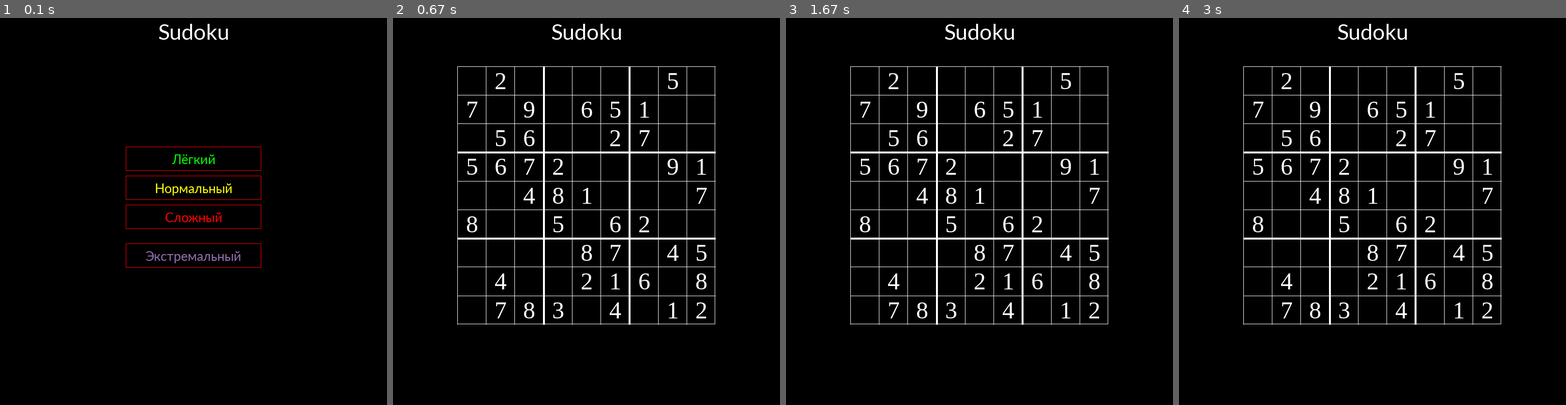
Above: before the commit, frames 1-4 (left to right).
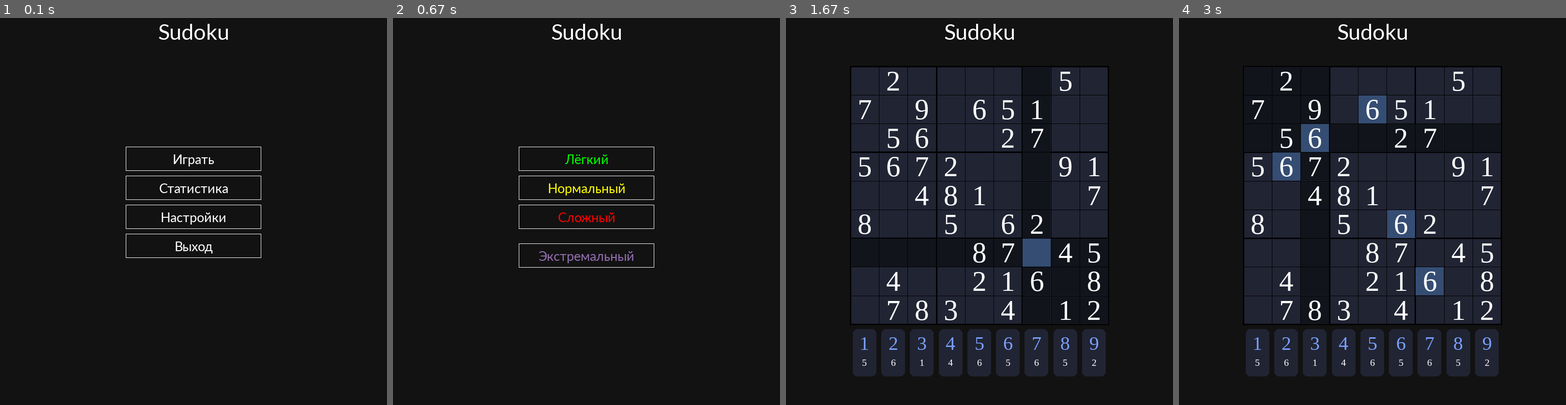
Above: after the commit, the same moments.

Repository: ivanefr/sudoku
Game: pygame game, started from main.py
Two runs of this game, one before a commit and one after it. Both use one fixed random seed, a clock stepped at 60 frames per second and the inputs below.
Inputs (mouse positions are in pixels of both pictures, inside the frame that each line leads up to):
- Up to frame 1 (0.1 s): no input
- Up to frame 2 (0.67 s): click (586, 157) at 0.38 s
- Up to frame 3 (1.67 s): click (979, 157) at 0.72 s; tap 1 at 1 s; click (1025, 246) at 1.38 s
- Up to frame 4 (3 s): click (1233, 199) at 1.72 s; click (1318, 130) at 2.55 s

The runs differ from the first frame. In frame 1, 1.5% of the frame differs, in the area x 32-68%, y 33-65%; in frame 2, 5.3%; in frame 3, 50%; in frame 4, 50%, in the area x 16-84%, y 12-93%.

Commit message:
it work eeee

Diff:
--- a/button.py
+++ b/button.py
@@ -1,4 +1,5 @@
 import pygame
+import pygame_func as pg_help
 
 
 class Button:
@@ -29,3 +30,34 @@
 
     def __str__(self):
         return self.text
+
+
+class MiniButton(Button):
+    def __init__(self, x, y, width, height, text1, text2, color_button, color_font1, color_font2, font1, font2, _id):
+        super().__init__(x, y, width, height, text1, color_button, color_font1, font1, _id)
+        self.text1 = text1
+        self.text2 = text2
+        self.color_font1 = color_font1
+        self.color_font2 = color_font2
+        self.font1 = font1
+        self.font2 = font2
+
+    def change_text2(self, text):
+        self.text2 = text
+
+    def draw(self, screen):
+        pygame.draw.rect(screen,
+                         self.color_button,
+                         (self.x, self.y, *self.size), border_radius=10)
+        text1 = self.font1.render(self.text1, True, self.color_font1)
+        rect1 = text1.get_rect()
+        rect1.centerx = int(self.x + self.width / 2)
+        rect1.centery = int(self.y + self.height / 2) - 20
+
+        text2 = self.font2.render(self.text2, True, self.color_font2)
+        rect2 = text2.get_rect()
+        rect2.centerx = int(self.x + self.width / 2)
+        rect2.centery = int(self.y + self.height / 2) + 20
+
+        screen.blit(text1, rect1)
+        screen.blit(text2, rect2)
--- a/config.py
+++ b/config.py
@@ -1,24 +1,48 @@
+import pygame as pg
+
 WIDTH = 800
 HEIGHT = 800
-SIZE = (WIDTH, HEIGHT)
-FIELD_WIDTH = WIDTH / 3 * 2
+SIZE = WIDTH, HEIGHT
+
+FIELD_WIDTH = WIDTH / 1.5
 FIELD_HEIGHT = FIELD_WIDTH
 CEIL_SIZE = FIELD_HEIGHT / 9
+MINI_BTN_WIDTH = CEIL_SIZE / 1.2
+MINI_BTN_HEIGHT = MINI_BTN_WIDTH * 2
+MARGIN_MINI_BTN_SIZE = (CEIL_SIZE - MINI_BTN_WIDTH) / 2
 
-GREEN = (0, 255, 0)
-BLUE = (0, 0, 255)
-BLACK = (0, 0, 0)
-WHITE = (255, 255, 255)
-YELLOW = (255, 255, 0)
-RED = (255, 0, 0)
-PURPLE = (146, 110, 174)
+LEFT_MARGIN = (WIDTH - FIELD_WIDTH) / 2
+TOP_MARGIN = 100
 
-BG_COLOR = BLACK
+GREEN = 0, 255, 0
+BLUE = 0, 0, 255
+BLACK = 0, 0, 0
+WHITE = 255, 255, 255
+YELLOW = 255, 255, 0
+RED = 255, 0, 0
+PURPLE = 146, 110, 174
+
+BG_COLOR = 18, 18, 18
 FONT_COLOR = WHITE
-BUTTON_COLOR = RED
-FIELD_COLOR = WHITE
+BUTTON_COLOR = WHITE
+FIELD_BORDER_COLOR = BLACK
+FIELD_BG_COLOR = 33, 36, 51
+CLICKED_CEIL_COLOR = 53, 77, 115
+CHECK_CEIL_COLOR = 17, 20, 27
+GOOD_FONT_COLOR = 121, 160, 255
+BAD_FONT_COLOR = RED
 
-EASY = 1
-NORMAL = 2
-HARD = 3
-EXTREME = 4
+EASY = 100
+NORMAL = 200
+HARD = 300
+EXTREME = 400
+FIELD = 500
+EMPTY = 600
+NUM = 700
+PLAY = 800
+STATISTIC = 900
+SETTINGS = 1000
+EXIT = 1100
+BTN = 1200
+
+K_NUMS = (pg.K_1, pg.K_2, pg.K_3, pg.K_4, pg.K_5, pg.K_6, pg.K_7, pg.K_8, pg.K_9)
--- a/field.py
+++ b/field.py
@@ -7,15 +7,20 @@
 
 
 class Field:
-    def __init__(self, level, n=3):
+    def __init__(self, screen, level, n=3):
         self.n = n
         self.table = [[((i * n + i // n + j) % (n * n) + 1) for j in range(n * n)] for i in range(n * n)]
         self.task = [[((i * n + i // n + j) % (n * n) + 1) for j in range(n * n)] for i in range(n * n)]
         self.level = level
         self.diff = self.get_difficult()
+        self.screen = screen
+        self.clicked = None
+        self.good_cells = []
+        self.bad_cells = []
+        self.count_digits = [0] + [9] * 9
 
     def transposing(self):
-        self.table = list(map(list, zip(*self.table)))
+        self.table = list(map(lambda x: list(x), zip(*self.table)))
 
     def get_difficult(self):
         if self.level == EASY:
@@ -40,7 +45,7 @@
 
         self.table[n1], self.table[n2] = self.table[n2], self.table[n1]
 
-    def swap_colums_small(self):
+    def swap_columns_small(self):
         self.transposing()
         self.swap_rows_small()
         self.transposing()
@@ -56,7 +61,7 @@
             n1, n2 = area1 * self.n + i, area2 * self.n + i
             self.table[n1], self.table[n2] = self.table[n2], self.table[n1]
 
-    def swap_colums_area(self):
+    def swap_columns_area(self):
         self.transposing()
         self.swap_rows_area()
         self.transposing()
@@ -64,9 +69,9 @@
     def shuffle(self, amt=10):
         mix_func = [self.transposing,
                     self.swap_rows_small,
-                    self.swap_colums_small,
+                    self.swap_columns_small,
                     self.swap_rows_area,
-                    self.swap_colums_area]
+                    self.swap_columns_area]
         for i in range(1, amt):
             random.choice(mix_func)()
         self.task = copy.deepcopy(self.table)
@@ -74,7 +79,7 @@
     def generate(self):
         self.shuffle(15)
 
-        used = [[False for j in range(self.n * self.n)] for i in range(self.n * self.n)]
+        used = [[False for _ in range(self.n * self.n)] for _ in range(self.n * self.n)]
         c = 0
         difficult = self.n ** 4
         while c < self.n ** 4 and difficult > self.diff:
@@ -86,6 +91,7 @@
             used[i][j] = True
 
             self.task[i][j] = 0
+            self.count_digits[self.table[i][j]] -= 1
             difficult -= 1
 
             temp = []
@@ -99,28 +105,115 @@
             if ii != 1:
                 self.task[i][j] = self.table[i][j]
                 difficult += 1
-
-    def draw(self, screen: pg.Surface):
-        pg.draw.rect(screen, FIELD_COLOR,
-                     (WIDTH / 6, 100, FIELD_WIDTH, FIELD_HEIGHT), 1)
-        for i in range(self.n ** 2):
+                self.count_digits[self.table[i][j]] += 1
+
+    def draw(self):
+        pg.draw.rect(self.screen, FIELD_BG_COLOR,
+                     (LEFT_MARGIN, TOP_MARGIN, FIELD_WIDTH, FIELD_HEIGHT))
+        pg.draw.rect(self.screen, FIELD_BORDER_COLOR,
+                     (LEFT_MARGIN, TOP_MARGIN, FIELD_WIDTH, FIELD_HEIGHT), 1)
+        for i in range(self.n ** 2 + 1):
             w = 1
-            if i == 3 or i == 6:
-                w = 4
-            pg.draw.line(screen, FIELD_COLOR,
-                         (WIDTH / 6, 100 + i * CEIL_SIZE),
-                         (WIDTH / 6 * 5, 100 + i * CEIL_SIZE), w)
-            pg.draw.line(screen, FIELD_COLOR,
-                         (WIDTH / 6 + i * CEIL_SIZE, 100),
-                         (WIDTH / 6 + i * CEIL_SIZE, 100 + FIELD_HEIGHT), w)
+            if i in (0, 3, 6, 9):
+                w = 3
+            pg.draw.line(self.screen, FIELD_BORDER_COLOR,
+                         (LEFT_MARGIN, TOP_MARGIN + i * CEIL_SIZE),
+                         (LEFT_MARGIN + FIELD_WIDTH, TOP_MARGIN + i * CEIL_SIZE), w)
+            pg.draw.line(self.screen, FIELD_BORDER_COLOR,
+                         (LEFT_MARGIN + i * CEIL_SIZE, TOP_MARGIN),
+                         (LEFT_MARGIN + i * CEIL_SIZE, TOP_MARGIN + FIELD_HEIGHT), w)
         for i in range(self.n ** 2):
             for j in range(self.n ** 2):
-                self.draw_ceil(screen, i, j)
-
-    def draw_ceil(self, screen, i, j):
-        if not self.task[i][j]:
+                self.draw_ceil(i, j)
+        self.clicked = None
+
+    def draw_ceil(self, i, j):
+        if not self.task[i][j] and (i, j) not in self.bad_cells and (i, j) not in self.good_cells:
             return
-        text, rect = pg_help.get_text_rect("timesnewroman", str(self.task[i][j]), 50, WHITE)
-        rect.centerx = WIDTH / 6 + (j + 0.5) * CEIL_SIZE
-        rect.centery = 100 + (i + 0.5) * CEIL_SIZE
-        screen.blit(text, rect)
+        if (i, j) in self.good_cells:
+            return self.draw_good_ceil(i, j)
+        if (i, j) in self.bad_cells:
+            return self.draw_bad_ceil(i, j)
+        self.draw_default_ceil(i, j, WHITE)
+
+    def draw_good_ceil(self, i, j):
+        self.draw_default_ceil(i, j, GOOD_FONT_COLOR)
+
+    def draw_default_ceil(self, i, j, color):
+        text, rect = pg_help.get_text_rect("timesnewroman", str(self.task[i][j]), int(CEIL_SIZE), color)
+        rect.centerx = LEFT_MARGIN + (j + 0.5) * CEIL_SIZE
+        rect.centery = TOP_MARGIN + (i + 0.5) * CEIL_SIZE
+        self.screen.blit(text, rect)
+
+    def draw_bad_ceil(self, i, j):
+        self.draw_default_ceil(i, j, BAD_FONT_COLOR)
+
+    def draw_click_ceil(self, i, j):
+        pg.draw.rect(self.screen, CLICKED_CEIL_COLOR,
+                     (LEFT_MARGIN + i * CEIL_SIZE + 1, TOP_MARGIN + j * CEIL_SIZE + 1,
+                      CEIL_SIZE - 1, CEIL_SIZE - 1))
+        self.draw_ceil(j, i)
+
+    def draw_check_ceil(self, i, j):
+        pg.draw.rect(self.screen, CHECK_CEIL_COLOR,
+                     (LEFT_MARGIN + i * CEIL_SIZE + 1, TOP_MARGIN + j * CEIL_SIZE + 1,
+                      CEIL_SIZE - 1, CEIL_SIZE - 1))
+        self.draw_ceil(j, i)
+
+    def draw_click_row(self, row):
+        for i in range(self.n ** 2):
+            self.draw_check_ceil(row, i)
+
+    def draw_click_column(self, column):
+        for i in range(self.n ** 2):
+            self.draw_check_ceil(i, column)
+
+    def draw_click_cube(self, i, j):
+        for i in range(i // 3 * 3, i // 3 * 3 + 3):
+            for j in range(j // 3 * 3, j // 3 * 3 + 3):
+                self.draw_check_ceil(i, j)
+
+    def click(self, x, y):
+        self.draw()
+        self.draw_click_row(x)
+        self.draw_click_column(y)
+        self.draw_click_cube(x, y)
+        self.draw_click_ceil(x, y)
+        if self.task[y][x]:
+            for i in range(self.n ** 2):
+                for j in range(self.n ** 2):
+                    if self.task[j][i] == self.task[y][x]:
+                        self.draw_click_ceil(i, j)
+        self.clicked = (x, y)
+
+    def input_number(self, num):
+        if self.clicked is not None:
+            y, x = self.clicked
+            if (x, y) in self.bad_cells and self.task[x][y] == num:
+                self.task[x][y] = 0
+                self.bad_cells.remove((x, y))
+                self.draw_check_ceil(y, x)
+            else:
+                if ((x, y) in self.good_cells or
+                        self.task[x][y] and (x, y) not in self.bad_cells and (x, y) not in self.good_cells):
+                    return
+                self.task[x][y] = num
+                self.draw_check_ceil(y, x)
+                if self.table[x][y] == num:
+                    self.count_digits[self.task[x][y]] += 1
+                    self.good_cells.append((x, y))
+                    self.draw_good_ceil(x, y)
+                else:
+                    self.bad_cells.append((x, y))
+                    self.draw_bad_ceil(x, y)
+            self.click(y, x)
+
+    def get_count(self, n):
+        return self.count_digits[n]
+
+    def check_num(self, num):
+        for i in range(self.n ** 2):
+            for j in range(self.n ** 2):
+                if self.task[i][j] == num:
+                    self.click(j, i)
+                    return
--- a/pygame_func.py
+++ b/pygame_func.py
@@ -1,5 +1,6 @@
 import pygame as pg
 import sys
+from config import *
 
 
 def exit_game():
@@ -35,6 +36,22 @@
     return None
 
 
+def wait_press_sudoku(mini_buttons):
+    for event in pg.event.get():
+        if event.type == pg.MOUSEBUTTONDOWN:
+            x, y = pg.mouse.get_pos()
+            if LEFT_MARGIN <= x <= LEFT_MARGIN + FIELD_WIDTH and TOP_MARGIN < y < TOP_MARGIN + FIELD_HEIGHT:
+                return FIELD, int((x - LEFT_MARGIN) // CEIL_SIZE), int((y - TOP_MARGIN) // CEIL_SIZE)
+            else:
+                for btn in mini_buttons:
+                    if btn.is_clicked(x, y):
+                        return BTN, btn.id
+                return EMPTY, 0, 0
+        elif event.type == pg.KEYDOWN and event.key in K_NUMS:
+            return NUM, K_NUMS.index(event.key) + 1
+    return None, 0, 0
+
+
 def get_font(name, size, italic=False, bold=False):
     return pg.font.SysFont(name, size, italic, bold)
 
--- a/sudoku.py
+++ b/sudoku.py
@@ -1,7 +1,7 @@
 import pygame as pg
 import pygame_func as pg_help
 from config import *
-from button import Button
+from button import Button, MiniButton
 from field import Field
 
 
@@ -16,25 +16,47 @@
         self.draw_start_window()
         self.run()
 
-    def reset(self):
-        self.screen.fill(BLACK)
+    def reset_bg(self):
+        self.screen.fill(BG_COLOR)
 
     def run(self):
-        self.reset()
+        self.reset_bg()
         self.draw_title()
-        field = Field(self.state)
+        field = Field(self.screen, self.state)
         field.generate()
-        field.draw(self.screen)
-        for i in field.task:
-            print(' '.join(map(str, i)))
-        print()
-        for i in field.table:
-            print(' '.join(map(str, i)))
+        field.draw()
+
+        buttons = []
+        x = LEFT_MARGIN + MARGIN_MINI_BTN_SIZE
+        y = TOP_MARGIN + FIELD_HEIGHT + 10
+        font1 = pg_help.get_font("timesnewroman", 40)
+        font2 = pg_help.get_font("timesnewroman", 20)
+
+        for n in range(1, 10):
+            btn = MiniButton(x + (n - 1) * CEIL_SIZE, y, MINI_BTN_WIDTH, MINI_BTN_HEIGHT, str(n),
+                             str(field.get_count(n)), FIELD_BG_COLOR, GOOD_FONT_COLOR, WHITE, font1, font2, n)
+            buttons.append(btn)
+        for btn in buttons:
+            btn.draw(self.screen)
 
         while True:
             pg_help.update()
+            typ, *args = pg_help.wait_press_sudoku(buttons)
+            if typ == FIELD:
+                field.click(*args)
+            elif typ == EMPTY:
+                field.draw()
+            elif typ == NUM:
+                number = args[0]
+                field.input_number(number)
+                buttons[number - 1].change_text2(str(field.get_count(number)))
+                buttons[number - 1].draw(self.screen)
+            elif typ == BTN:
+                n = args[0]
+                field.check_num(n)
 
-    def draw_start_window(self):
+    def draw_play_window(self):
+        self.reset_bg()
         self.draw_title()
 
         font = pg_help.get_font("calibri", 30)
@@ -54,8 +76,37 @@
                               int(HEIGHT / 3) + 200,
                               280, 50, "Экстремальный",
                               BUTTON_COLOR, PURPLE, font, EXTREME)
+        buttons = [button_lvl_1, button_lvl_2, button_lvl_3, button_lvl_4]
+        for button in buttons:
+            button.draw(self.screen)
+        while True:
+            pg_help.update()
+            btn = pg_help.wait_press_buttons(buttons)
+            if btn:
+                self.state = btn.id
+                return
 
-        buttons = [button_lvl_1, button_lvl_2, button_lvl_3, button_lvl_4]
+    def draw_start_window(self):
+        self.reset_bg()
+        self.draw_title()
+        font = pg_help.get_font("calibri", 30)
+        button_play = Button(int(WIDTH / 2) - 140,
+                             int(HEIGHT / 3),
+                             280, 50, "Играть",
+                             BUTTON_COLOR, WHITE, font, PLAY)
+        button_statistic = Button(int(WIDTH / 2) - 140,
+                                  int(HEIGHT / 3) + 60,
+                                  280, 50, "Статистика",
+                                  BUTTON_COLOR, WHITE, font, STATISTIC)
+        button_settings = Button(int(WIDTH / 2) - 140,
+                                 int(HEIGHT / 3) + 120,
+                                 280, 50, "Настройки",
+                                 BUTTON_COLOR, WHITE, font, SETTINGS)
+        button_exit = Button(int(WIDTH / 2) - 140,
+                             int(HEIGHT / 3) + 180,
+                             280, 50, "Выход",
+                             BUTTON_COLOR, WHITE, font, EXIT)
+        buttons = [button_play, button_statistic, button_exit, button_settings]
         for button in buttons:
             button.draw(self.screen)
 
@@ -63,8 +114,21 @@
             pg_help.update()
             btn = pg_help.wait_press_buttons(buttons)
             if btn:
-                self.state = btn.id
+                if btn.id == EXIT:
+                    pg_help.exit_game()
+                if btn.id == STATISTIC:
+                    self.draw_statistic()
+                if btn.id == PLAY:
+                    self.draw_play_window()
+                if btn.id == SETTINGS:
+                    self.draw_settings()
                 return
+
+    def draw_statistic(self):
+        self.draw_start_window()
+
+    def draw_settings(self):
+        self.draw_start_window()
 
     def draw_title(self):
         text, rect = pg_help.get_text_rect("gillsansultra", "Sudoku",
